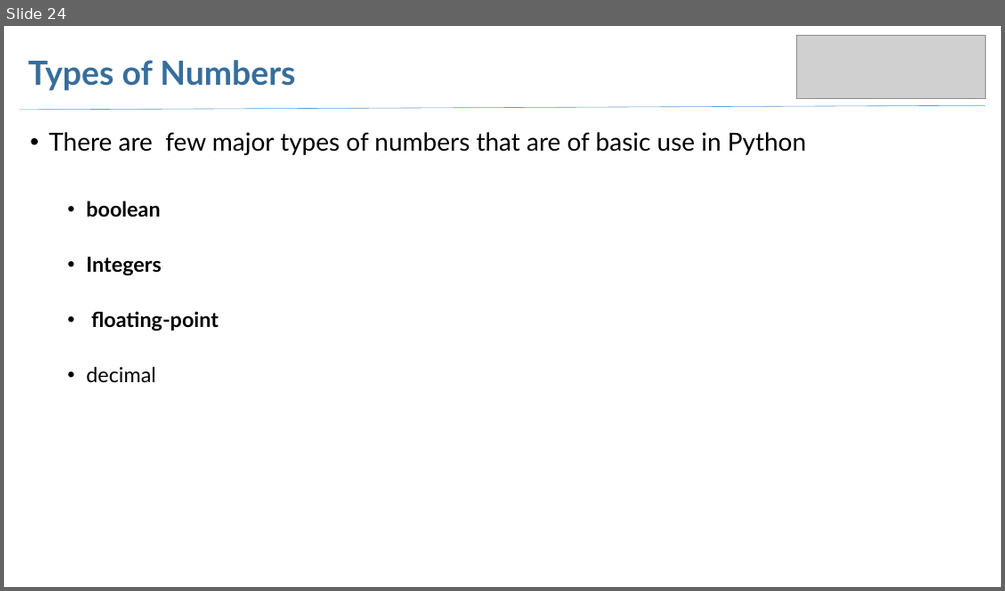
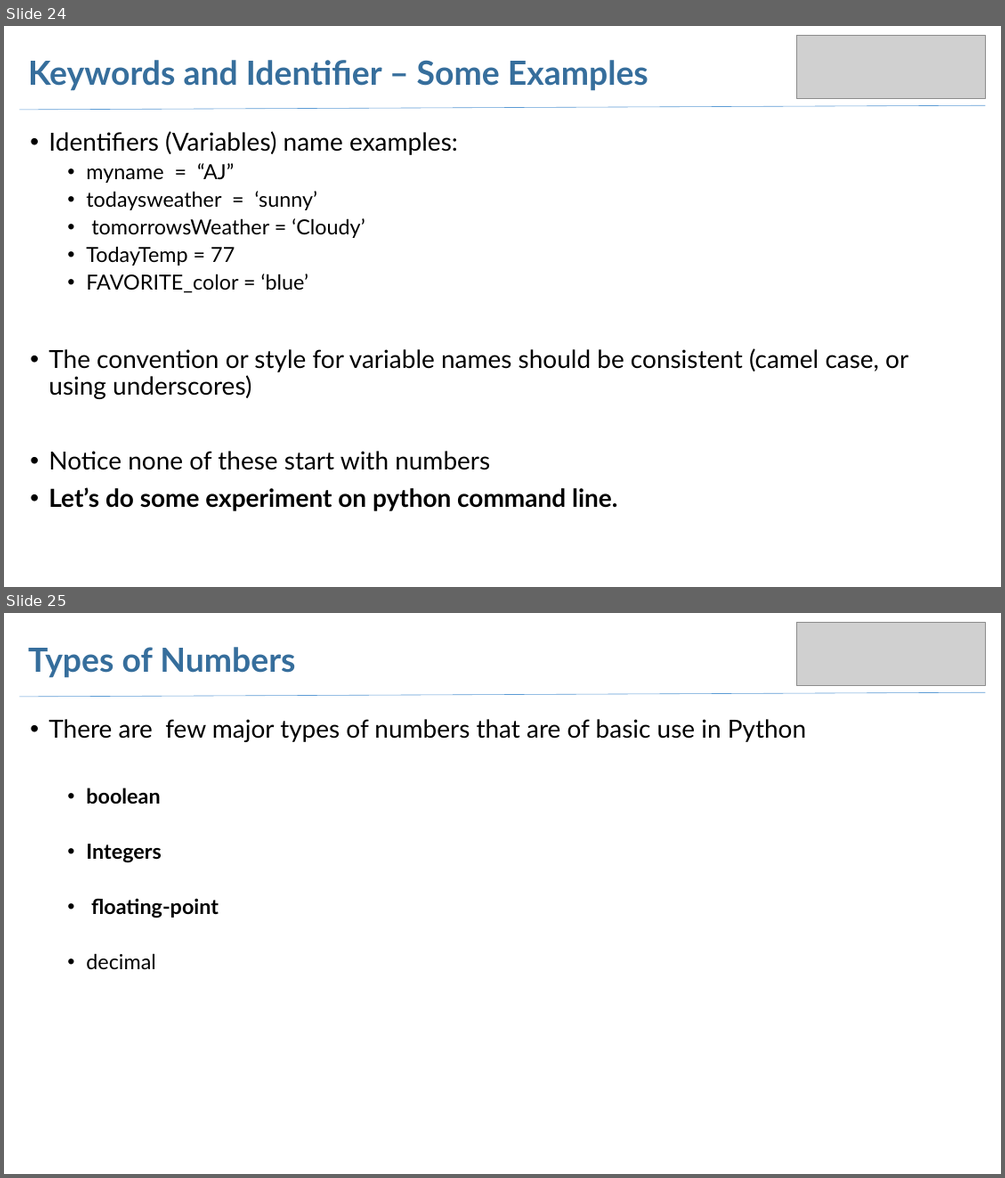
Before and after one commit to arjangvt/python-workshop, a slide deck: WorkshopSlides-Part1.pptx. Shown one above the other, each under a label of ours: slide 24 before the commit, slides 24 and 25 after it. The pictures are 1005x591 and 1005x1178 pixels, drawn with LibreOffice and Linux fonts; fonts in the diff are those of the drawing; grey boxes stand for pictures. Boxes give left, top, right and bottom in pixels: in the first picture for what was removed or moved away, otherwise in the second. Text is boxed around its words. In the diff, an @@ line names an element or a change of style, - is before the commit and + after.

```diff
--- a/WorkshopSlides-Part1.pptx
+++ b/WorkshopSlides-Part1.pptx
@@ slide 24 added at [4, 26, 1001, 587], background #FFFFFF @@
@@ picture added at [797, 35, 986, 99] @@
@@ title added at [28, 60, 648, 91], 32 pt, text #366E9C, bold @@
+Keywords and Identifier – Some Examples
@@ line added from (20, 110) to (985, 105), #5B9BD5 0.5 pt @@
@@ text added at [48, 131, 908, 511], 24 pt, text #000000 @@
+• Identifiers (Variables) name examples:
+  • myname = “AJ”
+  • todaysweather = ‘sunny’
+  • tomorrowsWeather = ‘Cloudy’
+  • TodayTemp = 77
+  • FAVORITE_color = ‘blue’
+• The convention or style for variable names should be consistent (camel case, or using underscores)
+• Notice none of these start with numbers
+• Let’s do some experiment on python command line.
@@ what was slide 24 is now slide 25 @@
```
Also in this commit, not shown: 5 slides changed, 8 other slides added, 1 other file.
